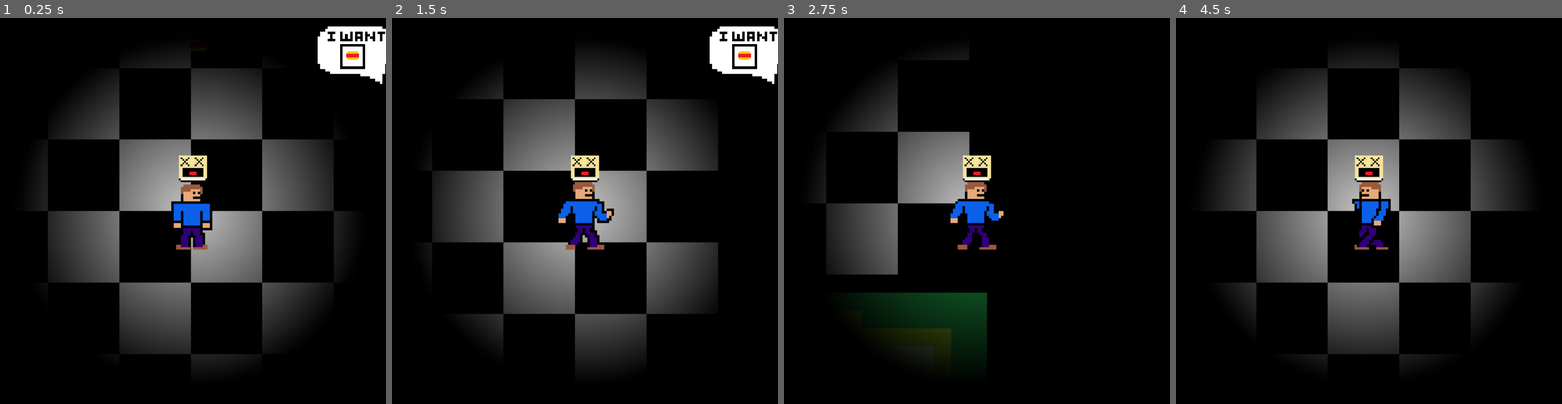
Above: before the commit, frames 1-4 (left to right).
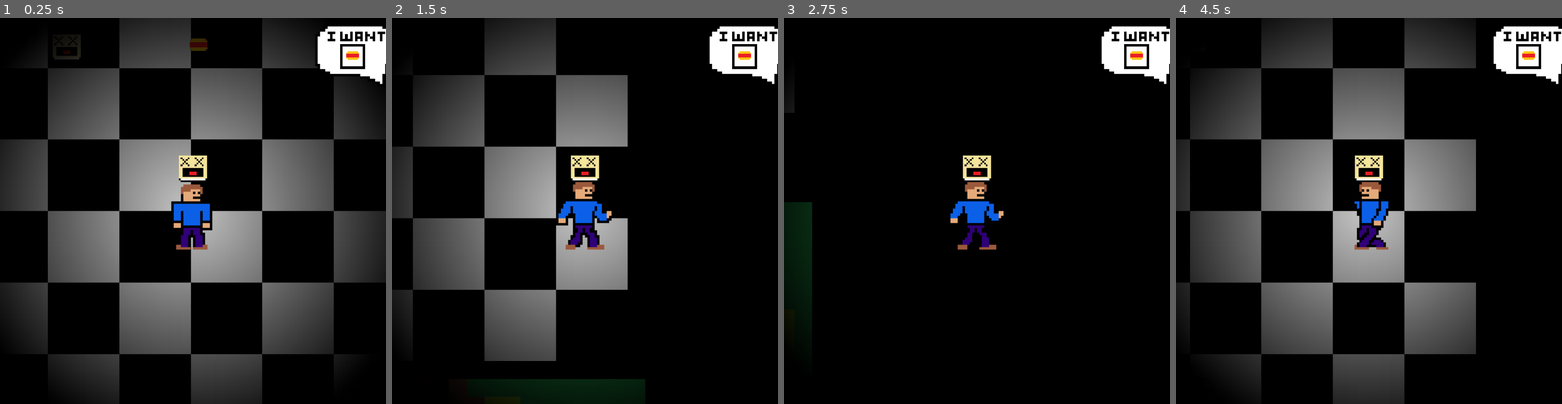
Above: after the commit, the same moments.

Repository: Vektor-Studios/Hackclub-Haven
Game: Godot game, scene res://Scenes/game.tscn
Same seed, same stepped clock (60 frames per second), same inputs: the game is played once before the commit and once after it. The engine's default icon, where the game draws it, is replaced by a stand-in: a white triangle on a blue panel in a dark square.
Inputs:
- Up to frame 1 (0.25 s): no input
- Up to frame 2 (1.5 s): tap Enter at 0.5 s; hold D (right) 0.53-1.28 s; hold S (down) from 1.28 s (still down)
- Up to frame 3 (2.75 s): release S (down) at 2.03 s; hold D (right) from 2.03 s (still down)
- Up to frame 4 (4.5 s): release D (right) at 2.78 s; hold W (up) 2.78-3.53 s; hold A (left) from 3.53 s (still down)

The runs differ from the first frame. In frame 1, 36% of the frame differs, in the area x 0-100%, y 0-100%; in frame 2, 42%; in frame 3, 16%; in frame 4, 58%.

Commit message:
Extra Time Hotfixes

Diff:
--- a/Scenes/game.tscn
+++ b/Scenes/game.tscn
@@ -45,7 +45,7 @@
 [node name="PointLight2D" type="PointLight2D" parent="CanvasLayer/Player" unique_id=825039255]
 shadow_enabled = true
 texture = SubResource("GradientTexture2D_wowpa")
-texture_scale = 20.0
+texture_scale = 27.0
 
 [node name="TreeAngy" type="Sprite2D" parent="CanvasLayer/Player" unique_id=1870742168]
 visible = false
--- a/Scenes/speech_bubble.tscn
+++ b/Scenes/speech_bubble.tscn
@@ -16,8 +16,7 @@
 scale = Vector2(3.125, 3.125)
 
 [node name="Timer" type="Timer" parent="." unique_id=47911448]
-wait_time = 2.0
+wait_time = 3.0
 one_shot = true
-autostart = true
 
 [connection signal="timeout" from="Timer" to="." method="_on_timer_timeout"]
--- a/Scenes/tree_angy.gd
+++ b/Scenes/tree_angy.gd
@@ -3,4 +3,4 @@
 func attack():
 	show()
 	var tween = create_tween()
-	tween.tween_property(self, "scale", Vector2(12, 12), 0.2)
+	tween.tween_property(self, "scale", Vector2(20, 20), 0.2)
--- a/Scripts/player.gd
+++ b/Scripts/player.gd
@@ -2,7 +2,7 @@
 
 @onready var anim = $AnimatedSprite2D
 
-const SPEED = 500.0
+const SPEED = 800.0
 var current_food = null
 
 func _ready() -> void:
--- a/Scripts/speech_bubble.gd
+++ b/Scripts/speech_bubble.gd
@@ -7,6 +7,7 @@
 func _ready() -> void:
 	item_id = rng.randi_range(0,len(FoodItems.food_item_array)-1)
 	set_sprite()
+	$Timer.start(5)
 
 func set_sprite():
 	if item_id != null:
Not shown, changed: export_presets.cfg
